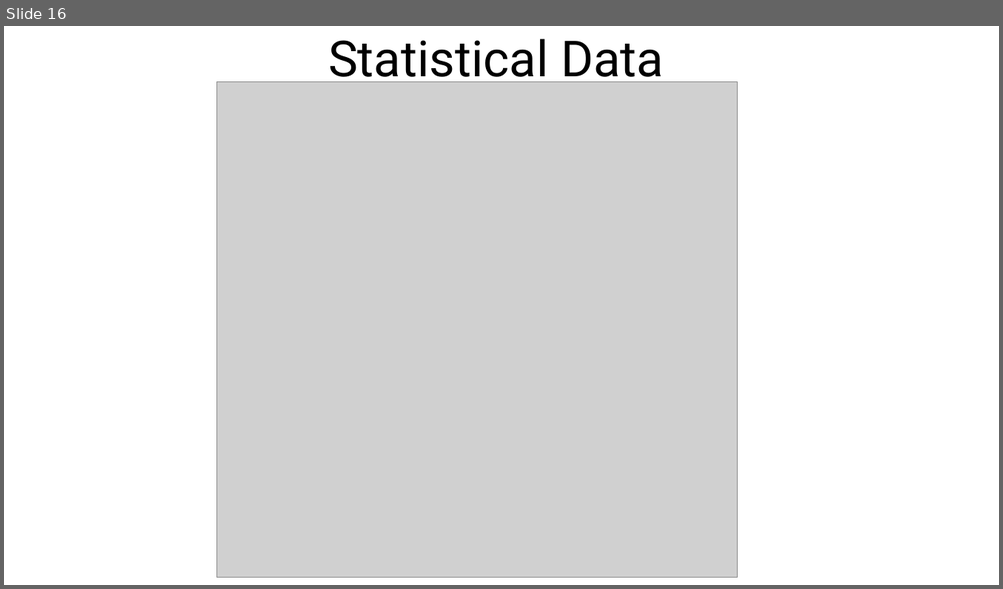
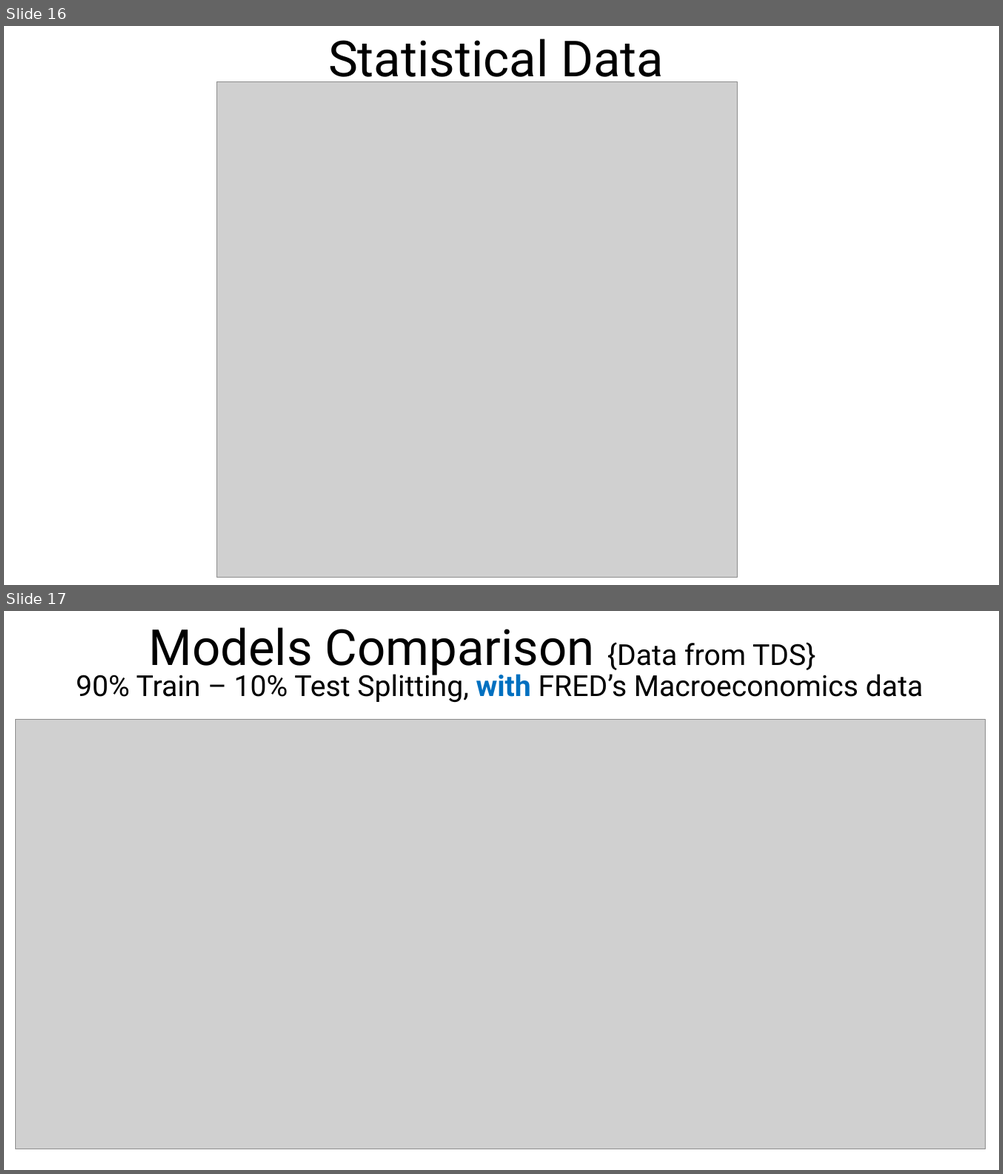
Before and after one commit to Akubue4U/PyProjects, a slide deck: MyBDAThesis/Akubue Simon - Thesis Presentation.pptx. Shown one above the other, each under a label of ours: slide 16 before the commit, slides 16 and 17 after it. The pictures are 1003x589 and 1003x1174 pixels, drawn with LibreOffice and Linux fonts; fonts in the diff are those of the drawing; grey boxes stand for pictures. Boxes give left, top, right and bottom in pixels: in the first picture for what was removed or moved away, otherwise in the second. Text is boxed around its words. In the diff, an @@ line names an element or a change of style, - is before the commit and + after.

```diff
--- a/MyBDAThesis/Akubue Simon - Thesis Presentation.pptx
+++ b/MyBDAThesis/Akubue Simon - Thesis Presentation.pptx
@@ slide 17 added at [4,611,999,1170], background #FFFFFF @@
@@ text added at [149,627,816,677], 48 pt, text #000000 @@
+Models Comparison {Data from TDS}
@@ text added at [76,670,922,702], 28 pt, text #000000 @@
+90% Train – 10% Test Splitting, with FRED’s Macroeconomics data
@@ picture added at [15,719,985,1150] @@
```
Also in this commit, not shown: 6 slides changed, 13 other slides added, 1 other file.
